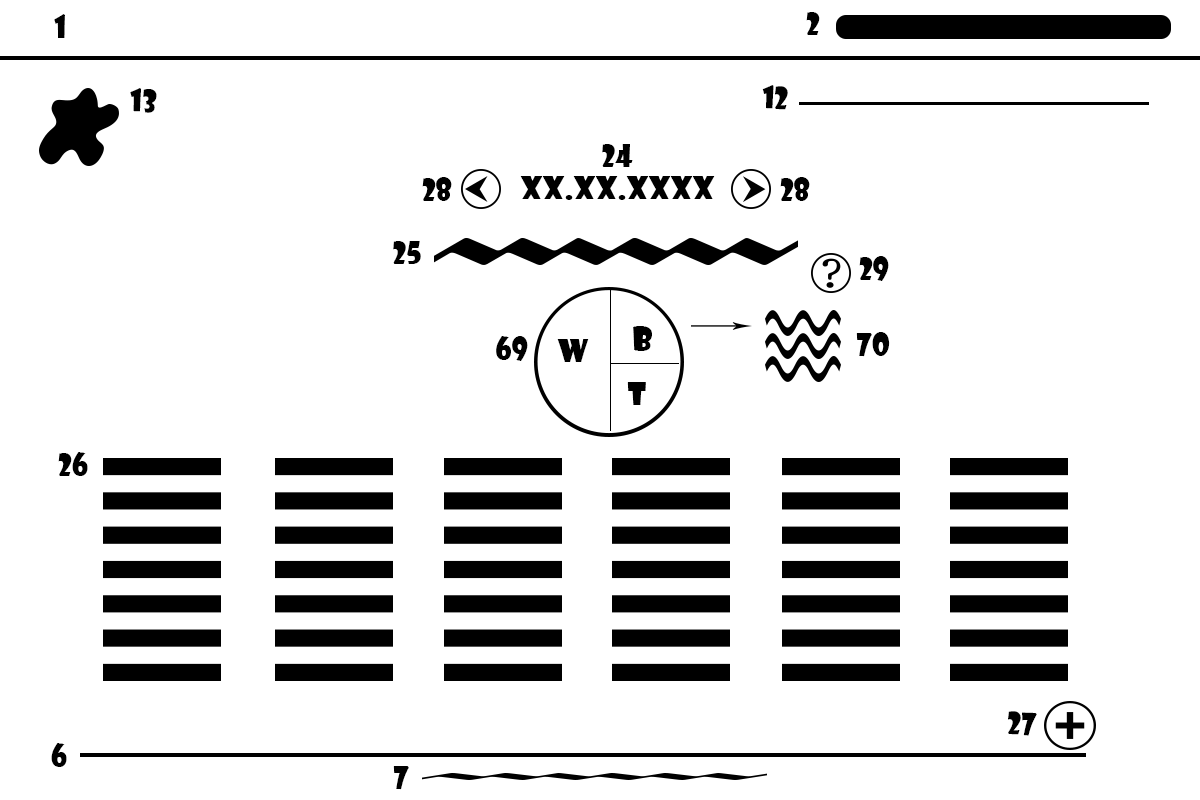
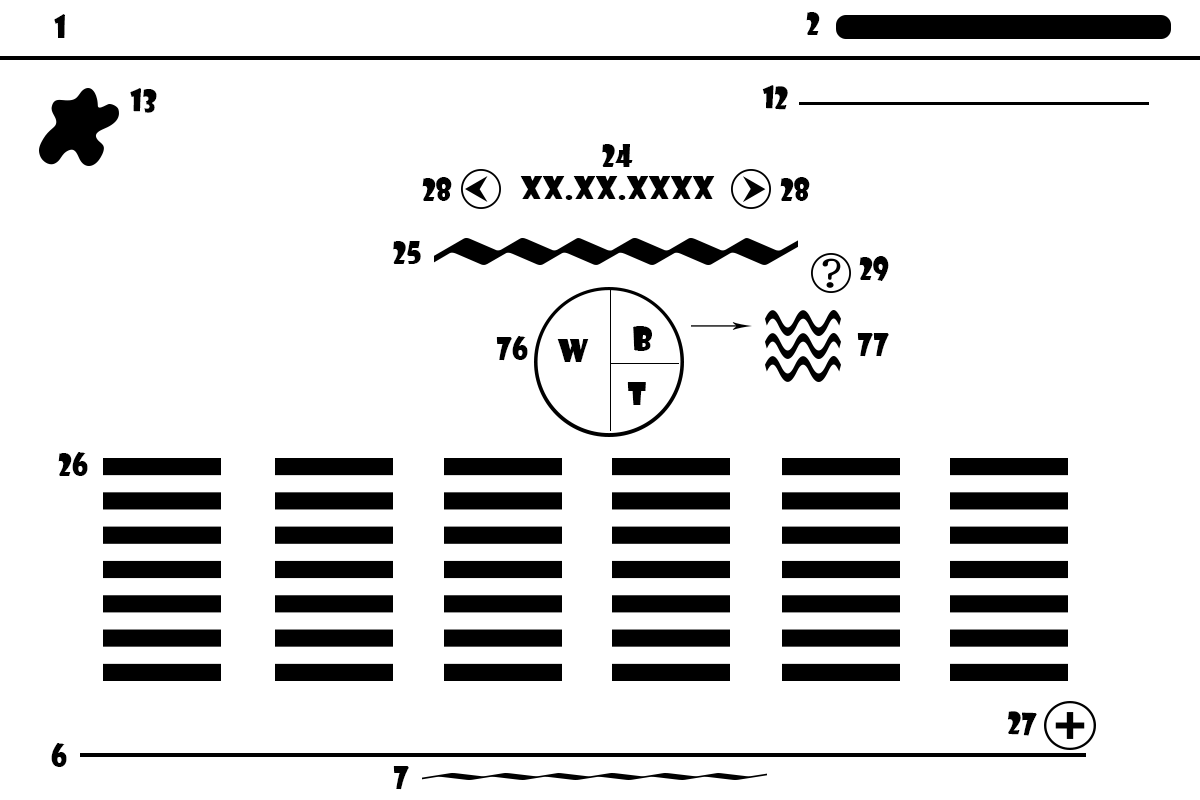
Layers edited between the first and the second 1200 × 800 image:
painted on "Szczegoly makra" over [781, 330, 783, 378]
painted on "70" over [856, 332, 890, 357]
painted on "69" over [496, 336, 528, 361]
